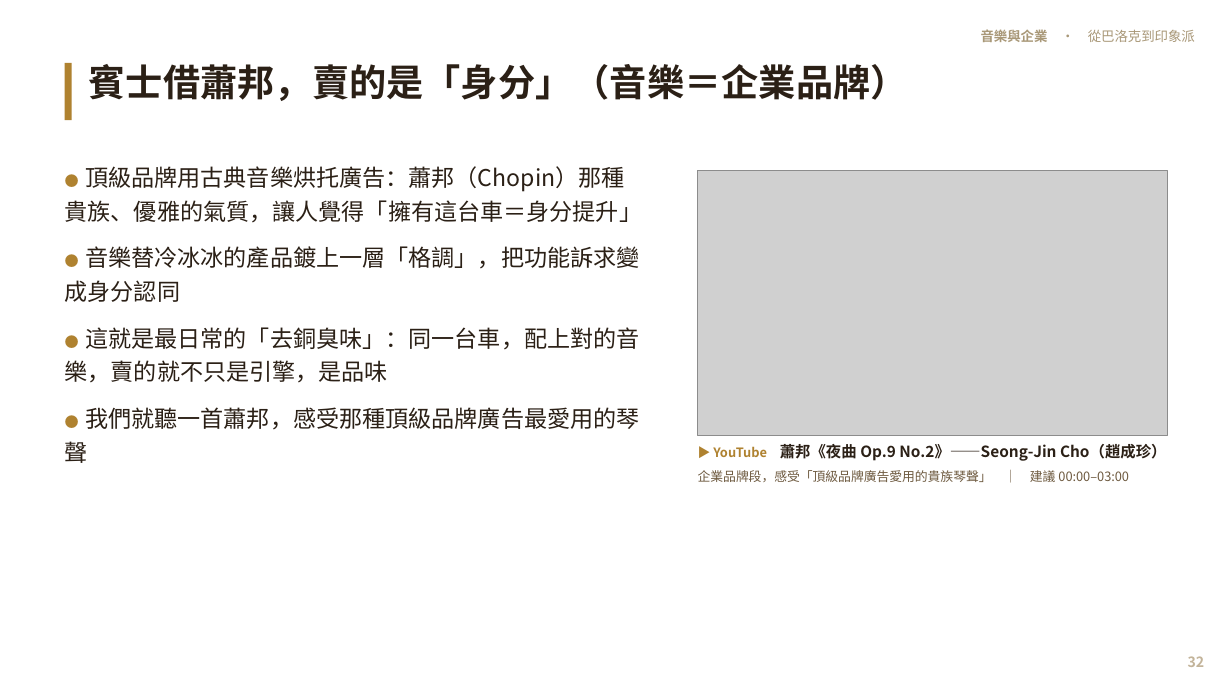
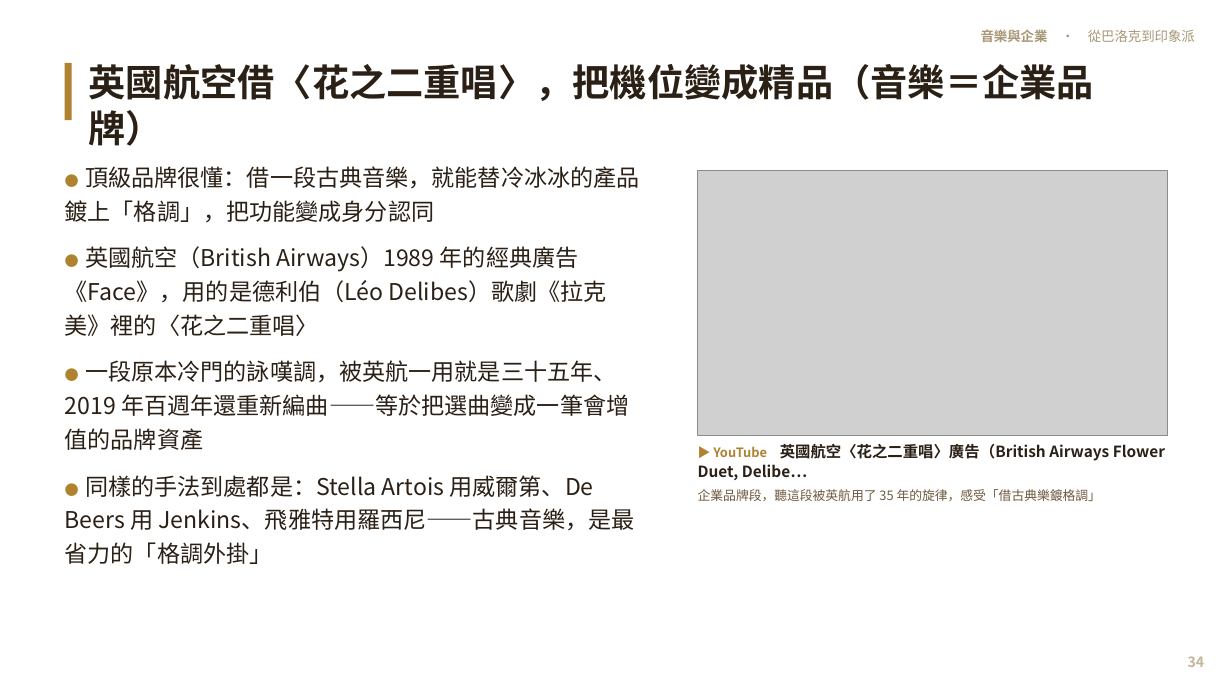
Before and after one commit to kblab2024/music-business-lecture, a slide deck: slide 34 of docs/downloads/音樂與企業-投影片.pptx (slide 32 before the commit). Drawn at 1232x693 pixels with LibreOffice and Linux fonts; fonts in the diff are those of the drawing; grey boxes stand for pictures. Boxes give left, top, right and bottom in pixels: in the first picture for what was removed or moved away, otherwise in the second. Text is boxed around its words. In the diff, an @@ line names an element or a change of style, - is before the commit and + after.

```diff
--- a/docs/downloads/音樂與企業-投影片.pptx
+++ b/docs/downloads/音樂與企業-投影片.pptx
@@ text at (89, 64, 1094, 146): text changed @@
-賓士借蕭邦，賣的是「身分」（音樂＝企業品牌）
+英國航空借〈花之二重唱〉，把機位變成精品（音樂＝企業品牌）
@@ text at (65, 166, 639, 564): text changed @@
-● 頂級品牌用古典音樂烘托廣告：蕭邦（Chopin）那種貴族、優雅的氣質，讓人覺得「擁有這台車＝身分提升」
-● 音樂替冷冰冰的產品鍍上一層「格調」，把功能訴求變成身分認同
-● 這就是最日常的「去銅臭味」：同一台車，配上對的音樂，賣的就不只是引擎，是品味
-● 我們就聽一首蕭邦，感受那種頂級品牌廣告最愛用的琴聲
+● 頂級品牌很懂：借一段古典音樂，就能替冷冰冰的產品鍍上「格調」，把功能變成身分認同
+● 英國航空（British Airways）1989 年的經典廣告《Face》，用的是德利伯（Léo Delibes）歌劇《拉克美》裡的〈花之二重唱〉
+● 一段原本冷門的詠嘆調，被英航一用就是三十五年、2019 年百週年還重新編曲——等於把選曲變成一筆會增值的品牌資產
+● 同樣的手法到處都是：Stella Artois 用威爾第、De Beers 用 Jenkins、飛雅特用羅西尼——古典音樂，是最省力的「格調外掛」
@@ text at (698, 444, 1165, 501): text changed; size 10 to 12 pt; text colour #6E5A40 to #2B2016 @@
-▶ YouTube 蕭邦《夜曲 Op.9 No.2》——Seong-Jin Cho（趙成珍）
-企業品牌段，感受「頂級品牌廣告愛用的貴族琴聲」 ｜ 建議 00:00–03:00
+▶ YouTube 英國航空〈花之二重唱〉廣告（British Airways Flower Duet, Delibe…
+企業品牌段，聽這段被英航用了 35 年的旋律，感受「借古典樂鍍格調」
@@ text at (1188, 656, 1205, 667): text changed @@
-32
+34
```
Also in this commit, not shown: 47 other slides changed, 2 slides added, 30 other files.
